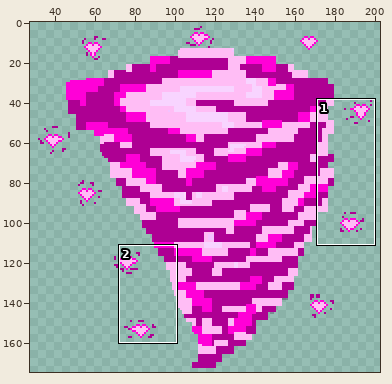
A pixel-art file gets an edit: resources/sprites/pomponina/pomponinaAttack.aseprite. Above, an overview of the earlier version with the close-up marked.
Close-up. As it was:
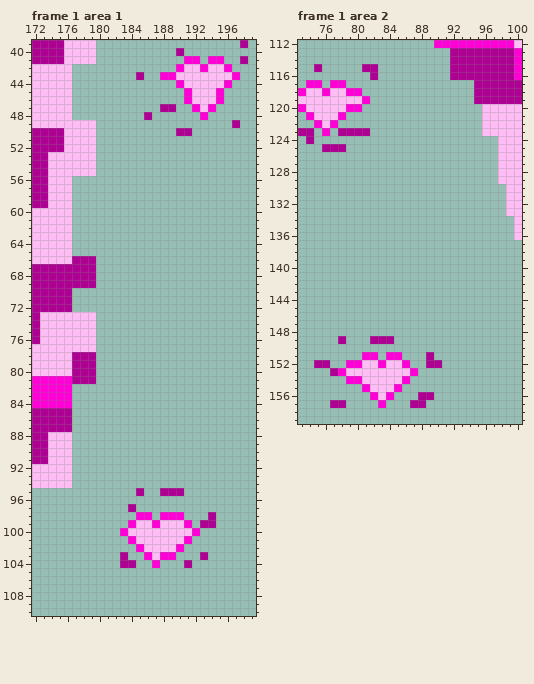
250x175 pixels, 2 frames. Colours within 5 levels of each other are drawn and written as one. Shown: frame 1 area 1: x 172..199, y 39..110; frame 1 area 2: x 73..100, y 112..159. The wide view leaves out empty margins. The commit also changed other frames or places, which this record leaves out.
The result:
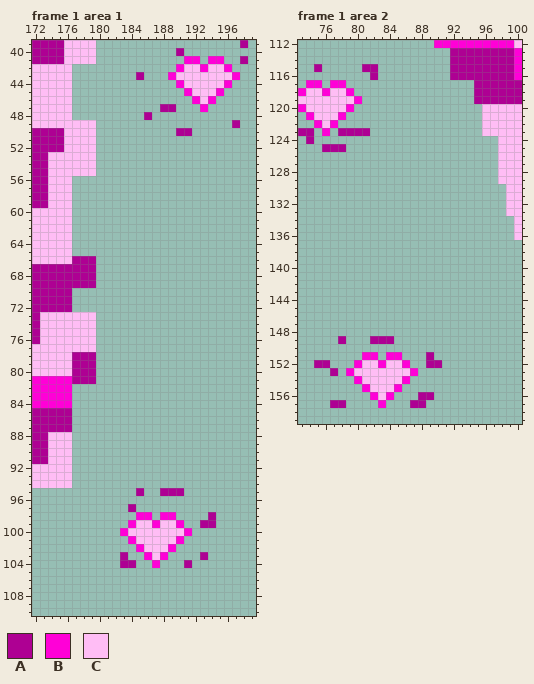
Palette (. is transparent): A #ae0093  B #ff00d7  C #ffbdf5
From the commit log: Combate Pomponina y otros arreglos
Change:
Frame 1 area 1:
y 43: x 188 B -> .
y 46: x 191..192 BC -> .B; x 194..195 CB -> B.
y 47: x 192..194 BCB -> .B.
y 48: x 193 B -> .
y 98: x 190 B -> .
y 99: x 190..191 CB -> B.
y 100: x 191..192 CB -> B.
y 101: x 190..191 CB -> B.
y 102: x 189..190 CB -> B.
y 103: x 189 B -> .
Frame 1 area 2:
y 118: x 80 B -> .
y 119: x 80..81 CB -> B.
y 120: x 80 B -> .
y 152: x 79 B -> .
y 153: x 78..79 BC -> .B
y 154: x 79 B -> .
Changed places in both close-ups, as pixel boxes (x1, y1, x2, y2):
changed: (160, 72, 224, 120)
changed: (168, 512, 200, 560)
changed: (354, 88, 370, 112)
changed: (338, 360, 354, 384)
